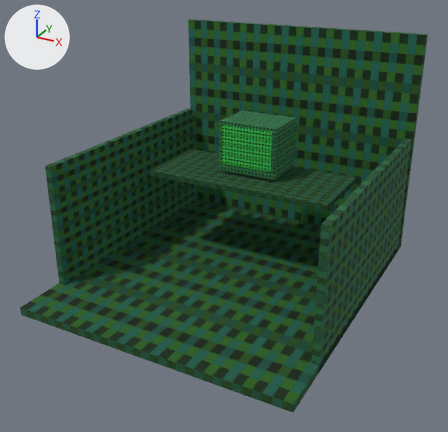
Two versions of the glTF model assets/models/neighbor_bay.glb, one commit apart.
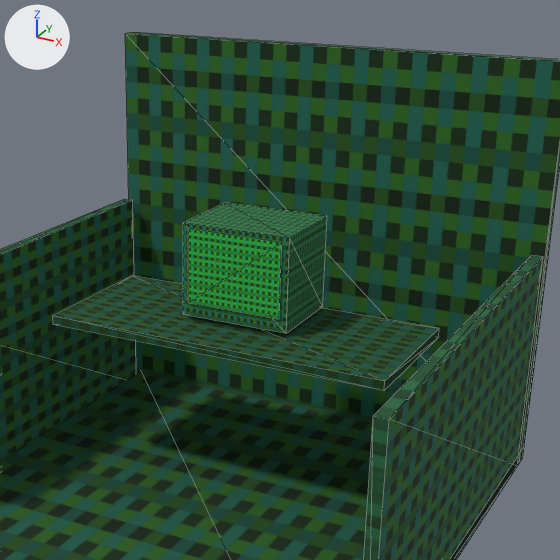
Each version appears first whole from a 50 mm lens placed at (2.05, -3.82, 2.43), pointed at (0.02, -0.14, 0.59), and next in a close-up on the part from 27% to 94% of the width and 0% to 70% of the height. The lights are fixed; the arrows at upper left show +X, +Y and +Z. The first two pictures are the older version. The close-ups show mesh edges as thin lines. Vertices at exactly the same position are counted once.

The first close-up shows 'neighbor_bay'.
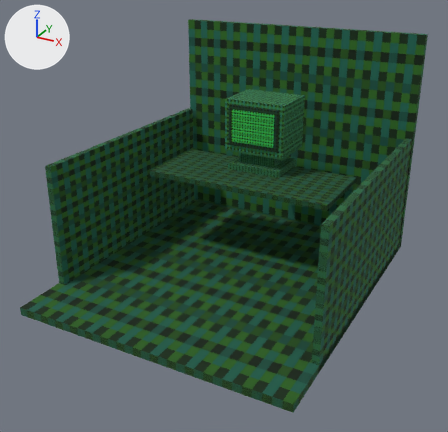
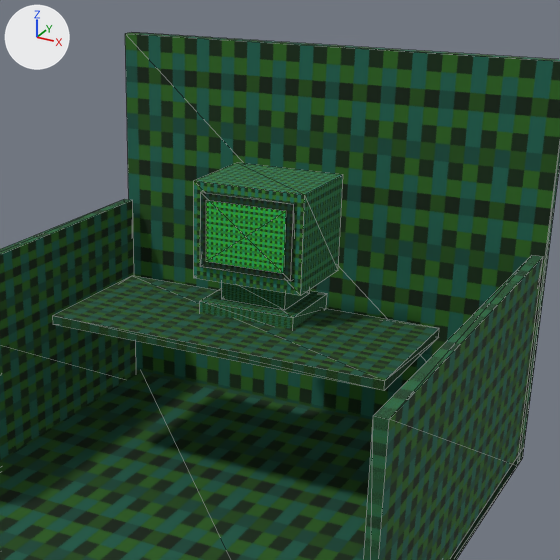
Diff of the bpy script that builds the scene:
```diff
--- a/assets/models/neighbor_bay.glb.py
+++ b/assets/models/neighbor_bay.glb.py
@@ me_neighbor_bay @@
 # used by ob_neighbor_bay; location = (0.0, 0.0, 0.0)
-me_neighbor_bay.from_pydata(...)  # 50 vertices, 74 faces; spans x -1.05..1.05, y -1.2..1.2, z 0.0..1.8
+me_neighbor_bay.from_pydata(...)  # 74 vertices, 110 faces; spans x -1.05..1.05, y -1.2..1.2, z 0.0..1.8
+# me_neighbor_bay part 1: a new loose piece, a box spanning x -0.25..0.25, y 0.37..0.77, z 0.91..1.33, in mat_neighbor_bay_mat
+# me_neighbor_bay part 2: a new loose piece, a box spanning x -0.21..0.21, y 0.355..0.405, z 0.97..1.29, in mat_neighbor_bay_mat
+# me_neighbor_bay part 3
+# 2 vertices are removed from x -0.21..0.21, y 0.25, z 0.84..1.16
+# 2 faces are deleted
+# 10 vertices move from x -0.24..0.24, y 0.25..0.64, z 0.78..1.18 to x -0.22..0.22, y 0.37..0.73, z 0.74..0.91
+# 10 vertices are added at x -0.18..0.18, y 0.35..0.7, z 0.81..1.26
+# 14 new faces join them
+# me_neighbor_bay part 4: 12 kept faces spanning x -0.22..0.22, y 0.37..0.73, z 0.74..0.81 get new vertex colours; the middle colour goes from grey #a09f96 to grey #908f86
 me_neighbor_bay.materials.append(mat_neighbor_bay_mat)
```

What differs and where, as boxes (x1, y1, x2, y2) in the close-ups (560 x 560 px):
part 1 of me_neighbor_bay, added
    after: (194, 163, 343, 296)
part 2 of me_neighbor_bay, added
    after: (200, 191, 295, 281)
part 3 of me_neighbor_bay, cut back
    before: (188, 229, 282, 319)
    after: (206, 200, 310, 310)
part 4 of me_neighbor_bay, recoloured
    before: (183, 203, 327, 333)
    after: (200, 288, 327, 329)
